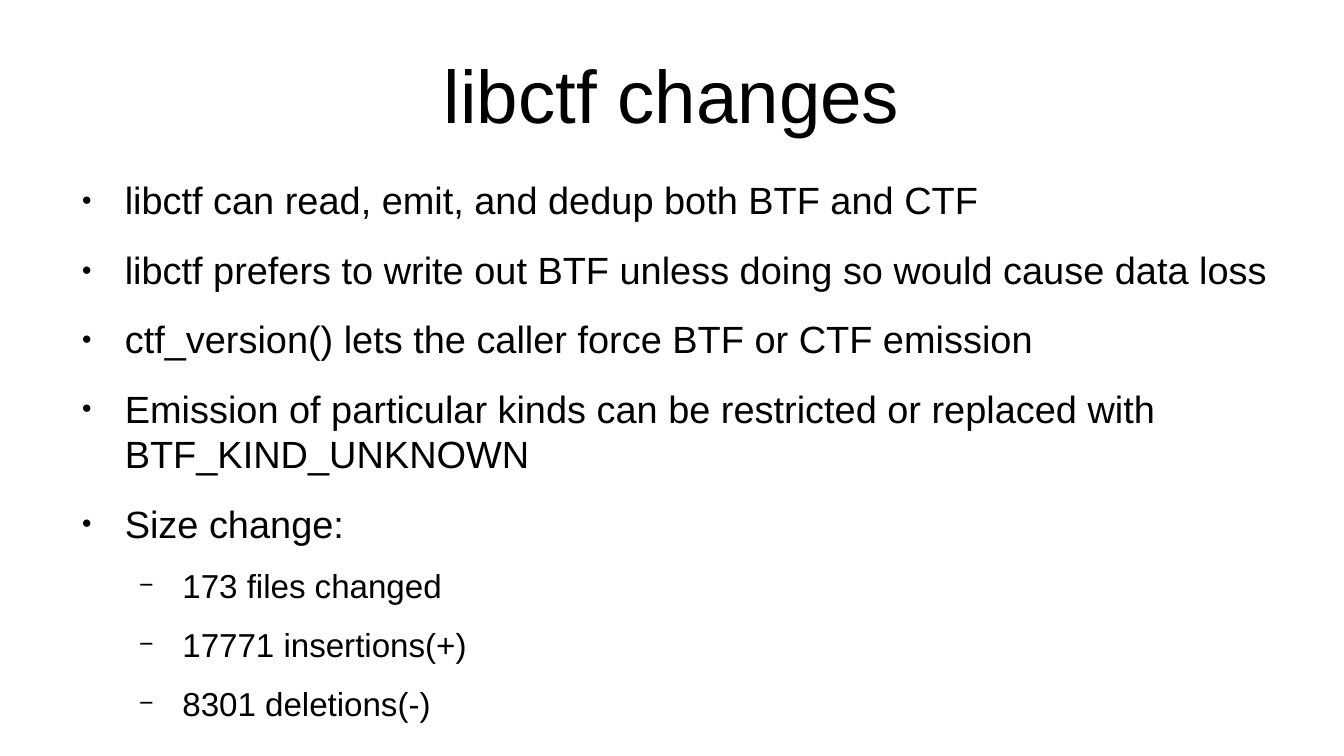
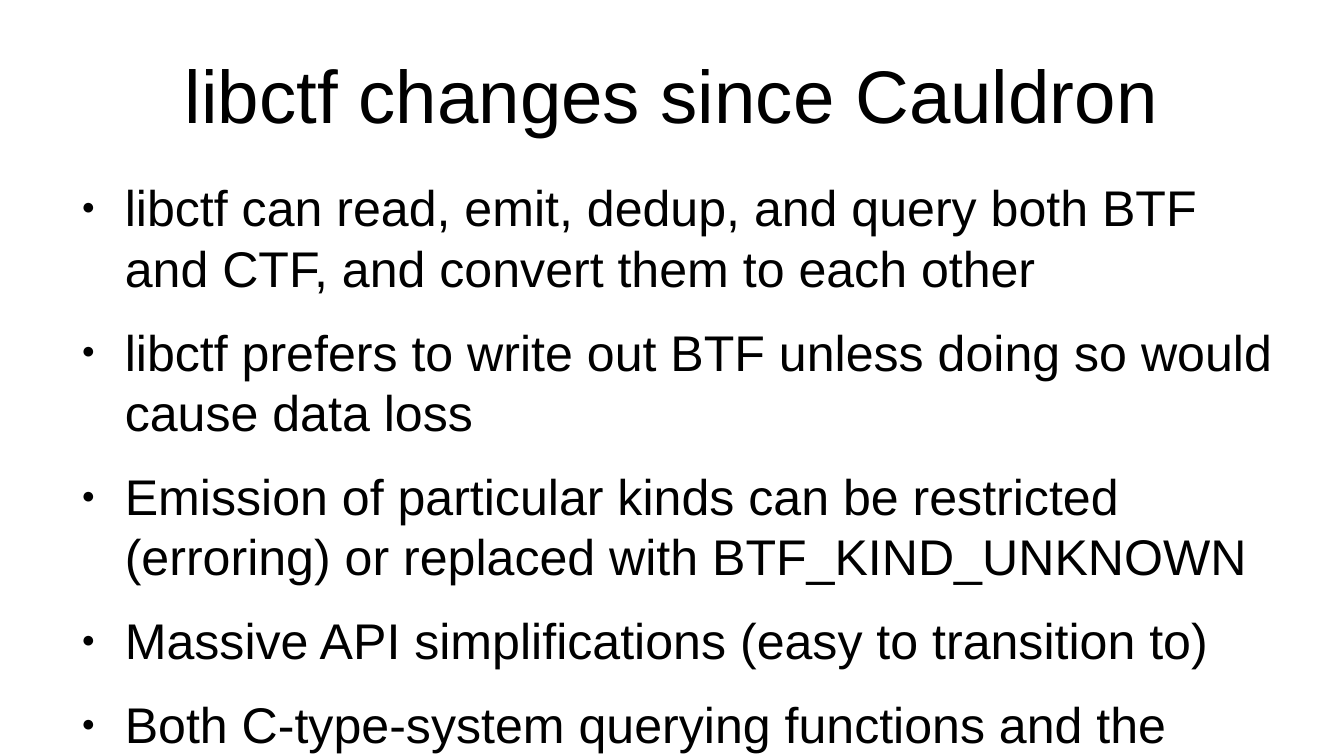
Before and after one commit to peter-shoes/lsfmm_slides, a slide deck: slide 6 of ctf_lsfmm.odp (slide 10 before the commit). Drawn at 1344x756 pixels with LibreOffice and Linux fonts; fonts in the diff are those of the drawing. Boxes give left, top, right and bottom in pixels: in the first picture for what was removed or moved away, otherwise in the second. Text is boxed around its words. In the diff, an @@ line names an element or a change of style, - is before the commit and + after.

```diff
--- a/ctf_lsfmm.odp
+++ b/ctf_lsfmm.odp
@@ title at (x1=185, y1=69, x2=1157, y2=137): text changed @@
-libctf changes
+libctf changes since Cauldron
@@ text at (x1=125, y1=189, x2=1197, y2=294): text changed; size 22.4 to 29.6 pt @@
-● libctf can read, emit, and dedup both BTF and CTF
+● libctf can read, emit, dedup, and query both BTF and CTF, and convert them to each other
@@ text at (x1=125, y1=334, x2=1272, y2=432): size 22.4 to 29.6 pt in "libctf prefers to write out BTF unless ..." @@
@@ text at (x1=125, y1=478, x2=1246, y2=754): text changed; size 22.4 to 29.6 pt @@
-● ctf_version() lets the caller force BTF or CTF emission
-● Emission of particular kinds can be restricted or replaced with BTF_KIND_UNKNOWN
-● Size change:
-  − 173 files changed
-  − 17771 insertions(+)
-  − 8301 deletions(-)
-● Massive API simplifications
+● Emission of particular kinds can be restricted (erroring) or replaced with BTF_KIND_UNKNOWN
+● Massive API simplifications (easy to transition to)
+● Both C-type-system querying functions and the ability to just get raw BTF data for any type
```
Also in this commit, not shown: 5 other slides changed, 6 slides removed.
